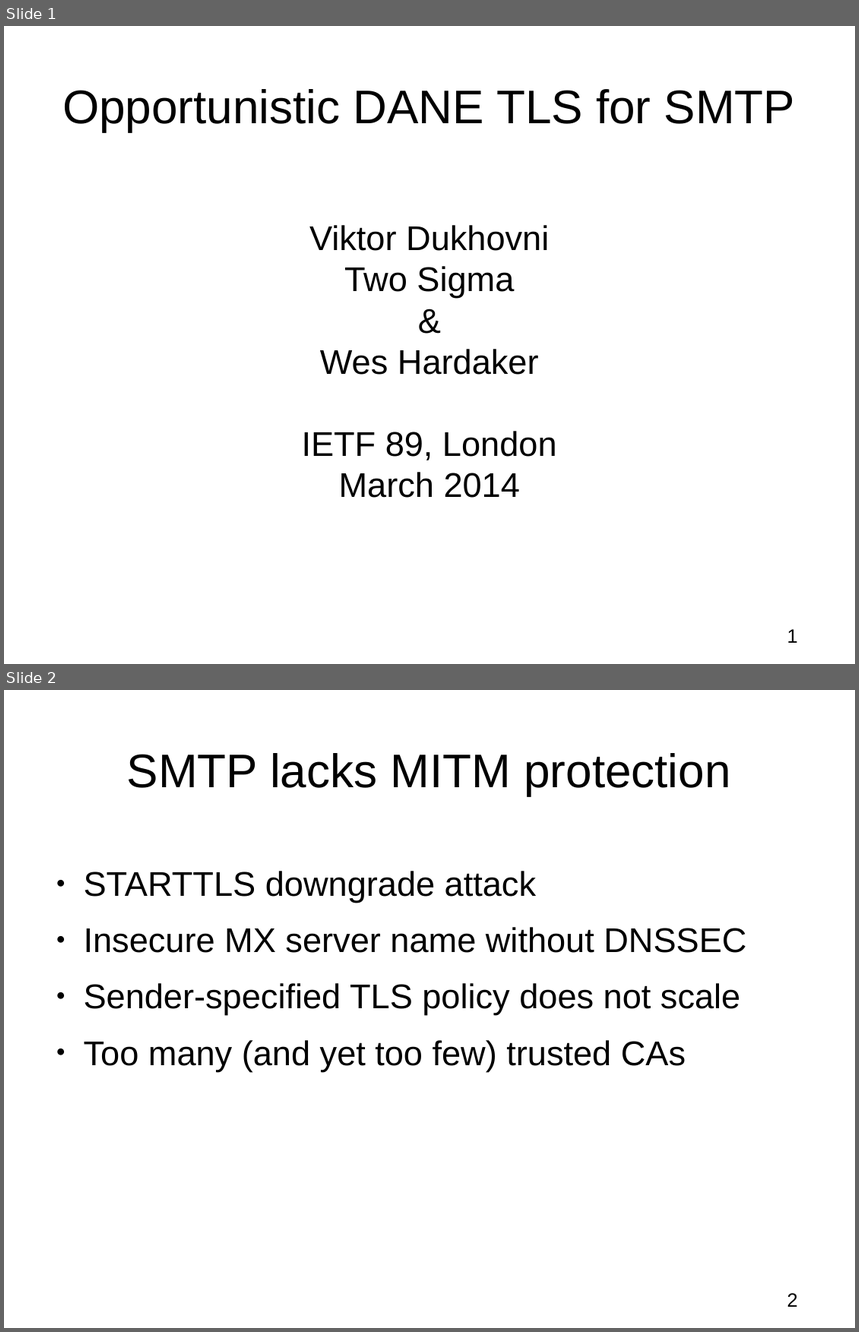
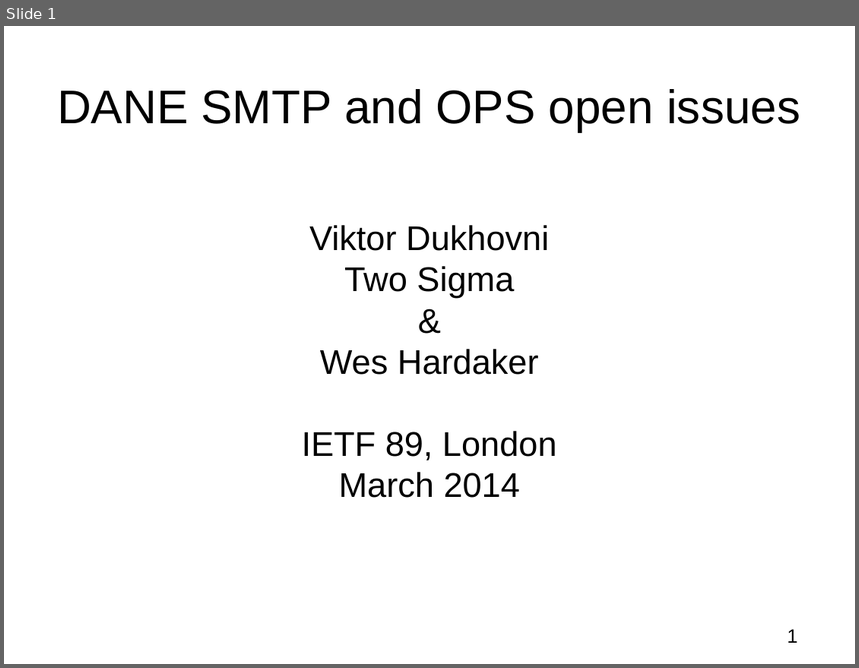
Before and after one commit to vdukhovni/ietf, a slide deck: DANE-SMTP.odp. Shown one above the other, each under a label of ours: slides 1 and 2 before the commit, slide 1 after it. The pictures are 859x1332 and 859x668 pixels, drawn with LibreOffice and Linux fonts; fonts in the diff are those of the drawing. Boxes give left, top, right and bottom in pixels: in the first picture for what was removed or moved away, otherwise in the second. Text is boxed around its words. In the diff, an @@ line names an element or a change of style, - is before the commit and + after.

```diff
--- a/DANE-SMTP.odp
+++ b/DANE-SMTP.odp
@@ slide 2 removed at (4, 690, 855, 1328), background #FFFFFF @@
@@ title removed at (127, 753, 731, 796) @@
-SMTP lacks MITM protection
@@ text removed at (84, 871, 747, 1072) @@
-● STARTTLS downgrade attack
-● Insecure MX server name without DNSSEC
-● Sender-specified TLS policy does not scale
-● Too many (and yet too few) trusted CAs
@@ page number removed at (788, 1293, 798, 1307) @@
-2
@@ slide 1 changed as well @@
@@ title at (57, 89, 800, 132): text changed @@
-Opportunistic DANE TLS for SMTP
+DANE SMTP and OPS open issues
```
Also in this commit, not shown: 4 other slides changed, 3 slides added, 1 other slide removed.
